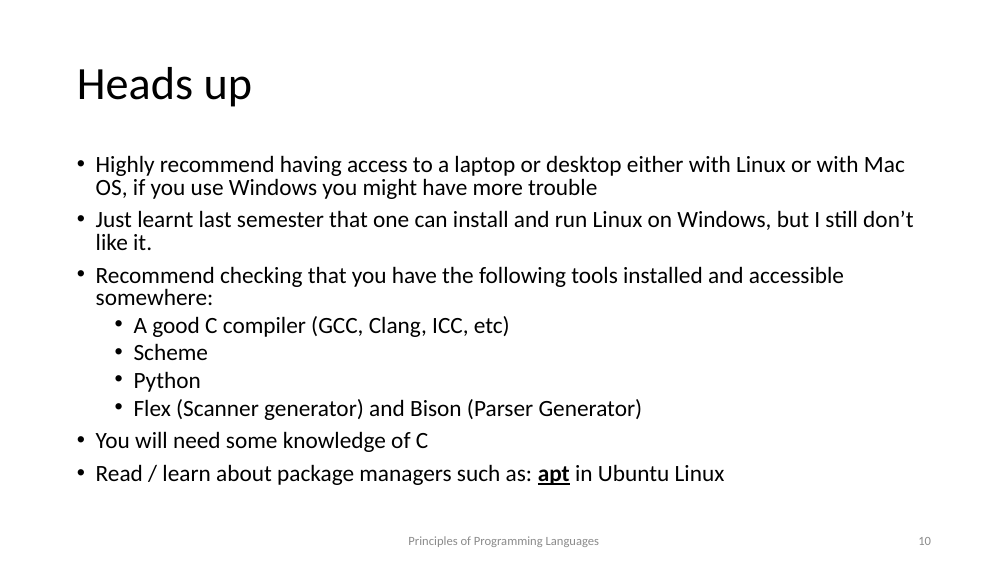
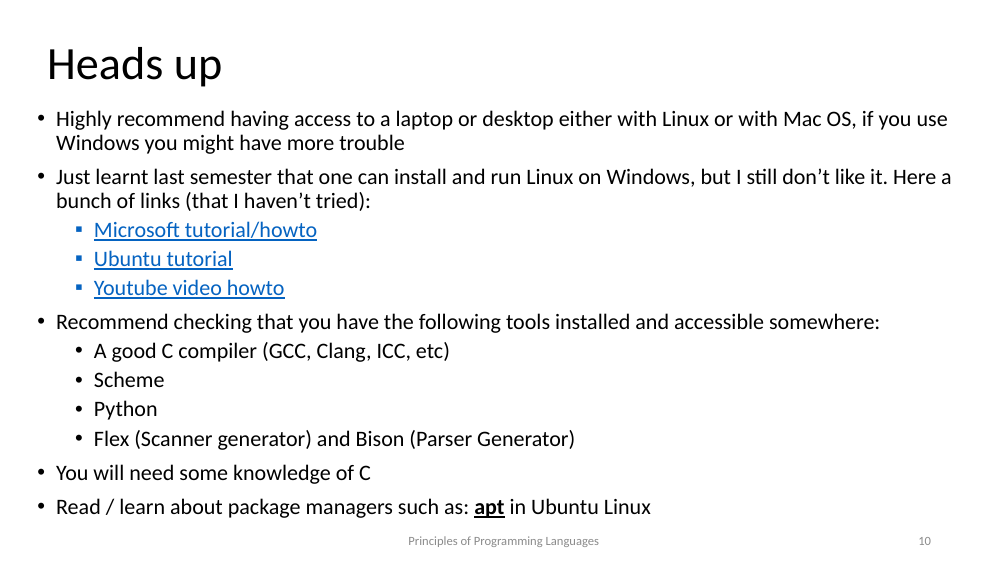
Before and after one commit to kongm/pl-design, a slide deck: slide 10 of C0-preliminaries.pptx. Drawn at 1008x567 pixels with LibreOffice and Linux fonts; fonts in the diff are those of the drawing. Boxes give left, top, right and bottom in pixels: in the first picture for what was removed or moved away, otherwise in the second. Text is boxed around its words. In the diff, an @@ line names an element or a change of style, - is before the commit and + after.

```diff
--- a/C0-preliminaries.pptx
+++ b/C0-preliminaries.pptx
@@ title "Heads up": place and size @@
-title "Heads up" at [77,67,253,107]
+title "Heads up" at [47,47,223,87]
@@ text "Highly recommend having access to ...": place and size @@
-text "Highly recommend having access to ..." at [96,155,913,485]
+text "Highly recommend having access to ..." at [56,110,952,518]
@@ text at [56,110,948,518]: size 22.2 to 21 pt in "Highly recommend having access to a laptop ...", "Recommend checking that you have the following ...", "A good C compiler (GCC, Clang, ICC, ...", "Scheme" and 4 more places; line spacing 0.8 to 0.9 @@
@@ text at [56,168,952,299]: text changed; size 22.2 to 21 pt @@
-• Just learnt last semester that one can install and run Linux on Windows, but I still don’t like it.
+• Just learnt last semester that one can install and run Linux on Windows, but I still don’t like it. Here a bunch of links (that I haven’t tried):
+  ▪ Microsoft tutorial/howto
+  ▪ Ubuntu tutorial
+  ▪ Youtube video howto
```
Also in this commit, not shown: 7 other slides changed, 2 slides added, 1 other file.
